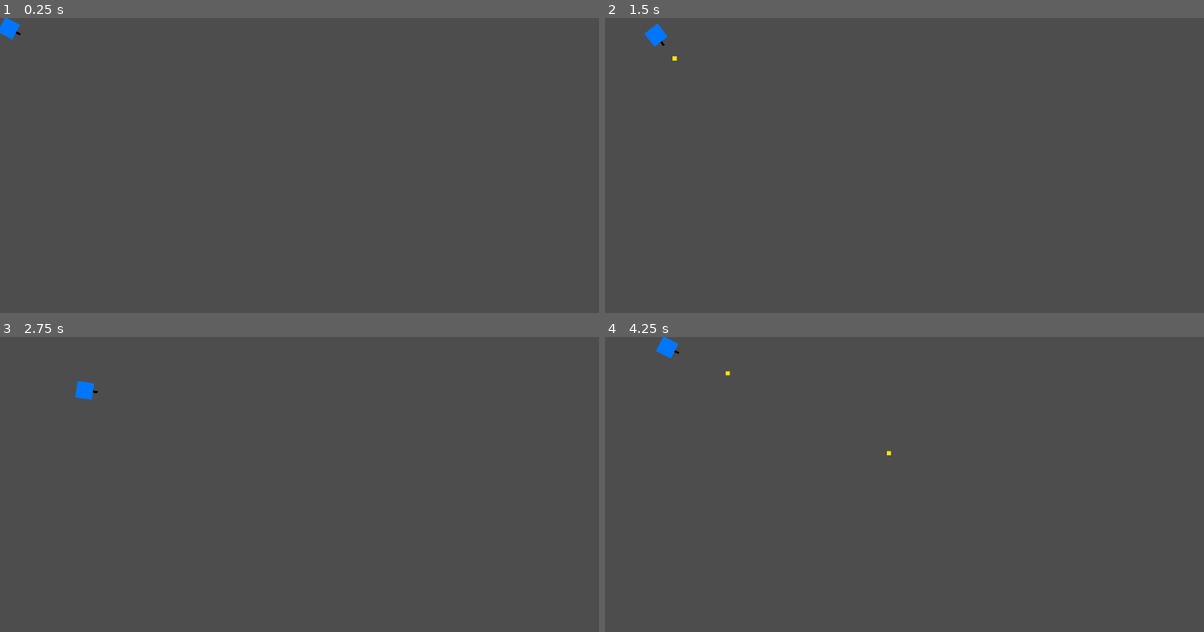
Above: before the commit, frames 1-4 (two rows, left to right).
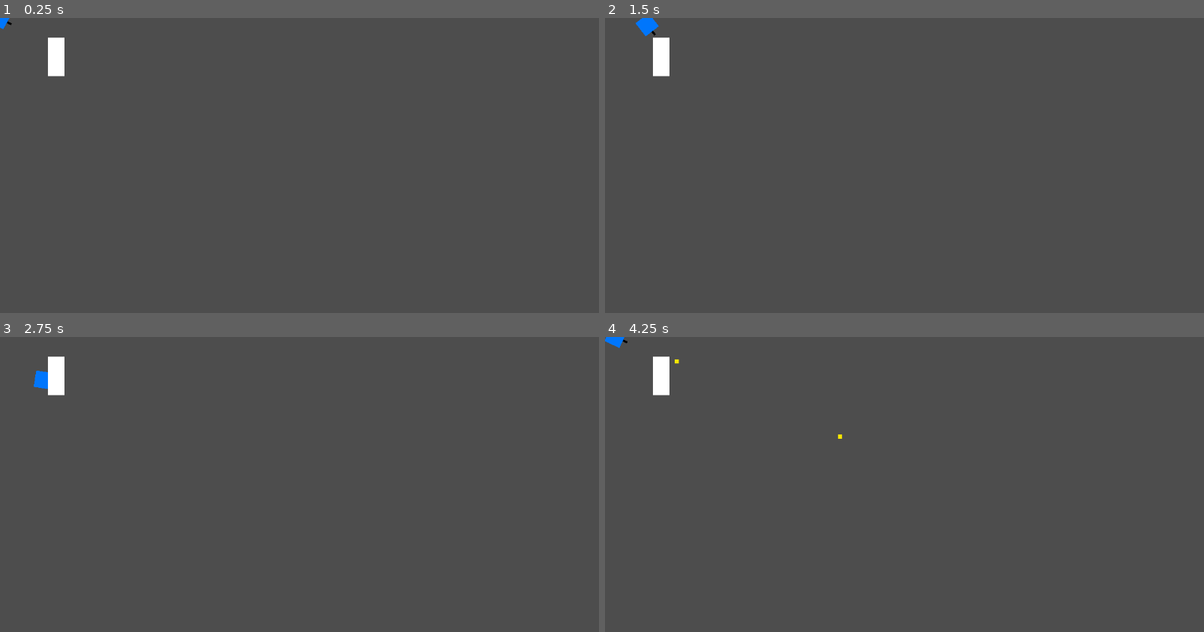
Above: after the commit, the same moments.

Repository: rledford/drone-commander-2025
Game: Godot game, scene res://main.tscn
Two runs of this game, one before a commit and one after it. Both use one fixed random seed, a clock stepped at 60 frames per second and the inputs below.
Inputs (mouse positions are in pixels of both pictures, inside the frame that each line leads up to):
- Up to frame 1 (0.25 s): no input
- Up to frame 2 (1.5 s): tap Enter at 0.5 s; move the mouse to (1036, 168) at 0.52 s; hold D (move_right) 0.53-1.28 s; tap E (interact, bound only after the commit) at 0.6 s; move the mouse to (784, 203) at 1.27 s; hold S (move_down) from 1.28 s (still down); click (784, 203) at 1.35 s
- Up to frame 3 (2.75 s): tap E (interact, bound only after the commit) at 1.55, 2.1 s; move the mouse to (359, 431) at 2.02 s; release S (move_down) at 2.03 s; hold D (move_right) from 2.03 s (still down)
- Up to frame 4 (4.25 s): move the mouse to (874, 573) at 2.77 s; release D (move_right) at 2.78 s; hold W (move_up) 2.78-3.53 s; tap E (interact, bound only after the commit) at 2.85, 3.8 s; move the mouse to (1084, 555) at 3.52 s; press the mouse at (1084, 555) at 3.53 s; hold A (move_left) from 3.53 s (still down)

The runs differ from the first frame. In frame 1, 0.5% of the frame differs, in the area x 0-11%, y 0-20%; in frame 2, 0.6%; in frame 3, 0.7%; in frame 4, 0.7%, in the area x 0-48%, y 0-41%.

Commit message:
feat: Create interactable workbench.
- Create InteractableComponent
- Create Workbench scene and script
- Create HealthComponent
- Fix log errors and warnings.

Diff:
--- a/actors/bullet/bullet.gd
+++ b/actors/bullet/bullet.gd
@@ -24,5 +24,4 @@
 func _process(delta: float) -> void:
 	lifetime -= delta
 	if lifetime <= 0:
-		print('bullet expired')
 		EventBus.bullet_expired.emit(self)
--- /dev/null
+++ b/actors/workbench/workbench.gd
@@ -0,0 +1,10 @@
+extends Node2D
+
+@onready var interaction: InteractableComponent = $InteractableComponent
+
+func _ready() -> void:
+	interaction.interact.connect(_on_interact)
+
+
+func _on_interact():
+	print("interacted with workbench")
--- /dev/null
+++ b/actors/workbench/workbench.tscn
@@ -0,0 +1,25 @@
+[gd_scene load_steps=4 format=3 uid="uid://bmrpgxq4n2bvx"]
+
+[ext_resource type="Script" uid="uid://6gyynrm170d3" path="res://actors/workbench/workbench.gd" id="1_6wh3t"]
+[ext_resource type="PackedScene" uid="uid://bi6nojwai0jqo" path="res://components/interactable_component/interactable_component.tscn" id="1_b2xr7"]
+
+[sub_resource type="RectangleShape2D" id="RectangleShape2D_b2xr7"]
+size = Vector2(30, 72)
+
+[node name="Workbench" type="Node2D"]
+script = ExtResource("1_6wh3t")
+
+[node name="ColorRect" type="ColorRect" parent="."]
+offset_left = -16.0
+offset_top = -37.0
+offset_right = 16.0
+offset_bottom = 37.0
+
+[node name="StaticBody2D" type="StaticBody2D" parent="."]
+
+[node name="CollisionShape2D" type="CollisionShape2D" parent="StaticBody2D"]
+shape = SubResource("RectangleShape2D_b2xr7")
+
+[node name="InteractableComponent" parent="." instance=ExtResource("1_b2xr7")]
+position = Vector2(24, 0)
+area_height = 72.0
--- /dev/null
+++ b/components/health_component/health_component.gd
@@ -0,0 +1,39 @@
+extends Node
+class_name HealthComponent
+
+@export var health: int = 1
+@export var max_health: int = 1
+
+signal health_changed(new_health: int, old_health: int)
+signal max_health_changed(new_max_health: int, old_max_health: int)
+signal health_depleted
+
+func _ready() -> void:
+	health = max_health
+
+
+func take_damage(amount: int) -> void:
+	if amount < 0: return
+
+	var old_health = health
+	health = clamp(health - amount, 0, max_health)
+	health_changed.emit(health, old_health)
+
+	if health == 0:
+		health_depleted.emit()
+
+
+func heal(amount: int) -> void:
+	if amount < 0: return
+
+	var old_health = health
+	health = clamp(health + amount, 0, max_health)
+	health_changed.emit(health, old_health)
+
+
+func set_max_health(new_max: int) -> void:
+	if new_max < 1: return
+
+	var old_max_health = health
+	max_health = new_max
+	max_health_changed.emit(max_health, old_max_health)
--- /dev/null
+++ b/components/health_component/health_component.tscn
@@ -0,0 +1,6 @@
+[gd_scene load_steps=2 format=3 uid="uid://dav5ods4xy6wt"]
+
+[ext_resource type="Script" uid="uid://bxowsomj1spt4" path="res://components/health_component/health_component.gd" id="1_ol33d"]
+
+[node name="HealthComponent" type="Node"]
+script = ExtResource("1_ol33d")
--- /dev/null
+++ b/components/interactable_component/interactable_component.gd
@@ -0,0 +1,64 @@
+@tool
+extends Node2D
+class_name InteractableComponent
+
+@onready var area: Area2D = $Area2D
+@onready var area_collider: CollisionShape2D = $Area2D/CollisionShape2D
+
+@export var area_width: float = 16.0:
+	set(value):
+		area_width = value
+		_update_area_shape()
+@export var area_height: float = 16.0:
+	set(value):
+		area_height = value
+		_update_area_shape()
+
+var _focused: bool = false
+
+signal focused
+signal unfocused
+signal interact
+
+func _ready() -> void:
+	area.body_entered.connect(_handle_body_entered)
+	area.body_exited.connect(_handle_body_exited)
+	_update_area_shape()
+
+
+
+func _process(_delta: float) -> void:
+	if Engine.is_editor_hint():
+		_update_area_shape()
+		return
+
+	if Input.is_action_just_pressed("interact") and _focused:
+		interact.emit()
+
+
+func _handle_body_entered(body: Node2D) -> void:
+	focused.emit()
+	_focused = true
+
+
+func _handle_body_exited(body: Node2D) -> void:
+	unfocused.emit()
+	_focused = false
+
+
+func _set_area_width(value: float) -> void:
+	var size = (area_collider.shape as RectangleShape2D).size
+	(area_collider.shape as RectangleShape2D).size = Vector2(value, size.y)
+	area_width = value
+
+
+func _set_area_height(value: float) -> void:
+	var size = (area_collider.shape as RectangleShape2D).size
+	(area_collider.shape as RectangleShape2D).size = Vector2(size.x, value)
+	area_height = value
+
+
+func _update_area_shape() -> void:
+	if not area_collider: return
+
+	(area_collider.shape as RectangleShape2D).size = Vector2(area_width, area_height)
--- /dev/null
+++ b/components/interactable_component/interactable_component.tscn
@@ -0,0 +1,14 @@
+[gd_scene load_steps=3 format=3 uid="uid://bi6nojwai0jqo"]
+
+[ext_resource type="Script" uid="uid://x2v08ffyup5a" path="res://components/interactable_component/interactable_component.gd" id="1_me3il"]
+
+[sub_resource type="RectangleShape2D" id="RectangleShape2D_5pheu"]
+size = Vector2(16, 16)
+
+[node name="InteractableComponent" type="Node2D"]
+script = ExtResource("1_me3il")
+
+[node name="Area2D" type="Area2D" parent="."]
+
+[node name="CollisionShape2D" type="CollisionShape2D" parent="Area2D"]
+shape = SubResource("RectangleShape2D_5pheu")
--- a/components/interaction/interaction.gd
+++ /dev/null
@@ -1,6 +0,0 @@
-extends Node2D
-class_name Interactable
-
-@export var interaction_name: String
-@export var on_interact: Callable
-@export var can_interact = false
--- a/components/interaction/interaction.tscn
+++ /dev/null
@@ -1,13 +0,0 @@
-[gd_scene load_steps=3 format=3 uid="uid://bi6nojwai0jqo"]
-
-[ext_resource type="Script" uid="uid://x2v08ffyup5a" path="res://components/interaction/interaction.gd" id="1_me3il"]
-
-[sub_resource type="CircleShape2D" id="CircleShape2D_a41w4"]
-
-[node name="Interactable" type="Node2D"]
-script = ExtResource("1_me3il")
-
-[node name="Area2D" type="Area2D" parent="."]
-
-[node name="CollisionShape2D" type="CollisionShape2D" parent="Area2D"]
-shape = SubResource("CircleShape2D_a41w4")
--- a/main.tscn
+++ b/main.tscn
@@ -1,7 +1,8 @@
-[gd_scene load_steps=3 format=3 uid="uid://b6q8wks4ev5mq"]
+[gd_scene load_steps=4 format=3 uid="uid://b6q8wks4ev5mq"]
 
 [ext_resource type="Script" uid="uid://shsbcvgc6nge" path="res://managers/game_manager.gd" id="1_ig7tw"]
 [ext_resource type="PackedScene" uid="uid://by0qoac7eocyx" path="res://actors/player/player.tscn" id="2_0xm2m"]
+[ext_resource type="PackedScene" uid="uid://bmrpgxq4n2bvx" path="res://actors/workbench/workbench.tscn" id="3_h2yge"]
 
 [node name="Main" type="Node2D"]
 
@@ -11,6 +12,12 @@
 [node name="World" type="Node2D" parent="."]
 
 [node name="Player" type="Node" parent="World"]
+
+[node name="Player" parent="World/Player" node_paths=PackedStringArray("game_manager") instance=ExtResource("2_0xm2m")]
+game_manager = NodePath("../../../GameManager")
+
+[node name="Workbench" parent="World/Player" instance=ExtResource("3_h2yge")]
+position = Vector2(108, 75)
 
 [node name="Drones" type="Node" parent="World"]
 
@@ -23,7 +30,3 @@
 [node name="Base" type="Node" parent="World"]
 
 [node name="UI" type="CanvasLayer" parent="."]
-
-[node name="Player" parent="." node_paths=PackedStringArray("game_manager") instance=ExtResource("2_0xm2m")]
-position = Vector2(17, 20)
-game_manager = NodePath("../GameManager")
--- a/managers/game_manager.gd
+++ b/managers/game_manager.gd
@@ -17,11 +17,12 @@
 	if _bullet_pool.is_empty():
 		var new_bullet = BulletScene.instantiate()
 		add_child(new_bullet)
+
 		return new_bullet
 	else:
 		var bullet: Bullet = _bullet_pool.pop_back()
 		_activate(bullet)
-		add_child(bullet)
+
 		return bullet
 
 
@@ -34,7 +35,9 @@
 	node.set_process(true)
 	node.set_physics_process(true)
 	node.visible = true
-	print("pool size ", len(_bullet_pool))
+
+	if not node.get_parent():
+		add_child(node)
 
 
 func _deactivate(node: Node2D):
--- a/project.godot
+++ b/project.godot
@@ -19,6 +19,10 @@
 
 EventBus="*res://globals/event_bus.gd"
 Enums="*res://globals/enums.gd"
+
+[debug]
+
+gdscript/warnings/unused_signal=0
 
 [input]
 
@@ -51,3 +55,8 @@
 "events": [Object(InputEventMouseButton,"resource_local_to_scene":false,"resource_name":"","device":-1,"window_id":0,"a …(258 unchanged characters)…
 ]
 }
+interact={
+"deadzone": 0.2,
+"events": [Object(InputEventKey,"resource_local_to_scene":false,"resource_name":"","device":-1,"window_id":0,"alt_pressed":false,"shift_pressed":false,"ctrl_pressed":false,"meta_pressed":false,"pressed":false,"keycode":0,"physical_keycode":69,"key_label":0,"unicode":101,"location":0,"echo":false,"script":null)
+]
+}
Not shown, added: actors/workbench/workbench.gd.uid
Not shown, added: components/health_component/health_component.gd.uid
Renamed: components/interaction/interaction.gd.uid -> components/interactable_component/interactable_component.gd.uid
